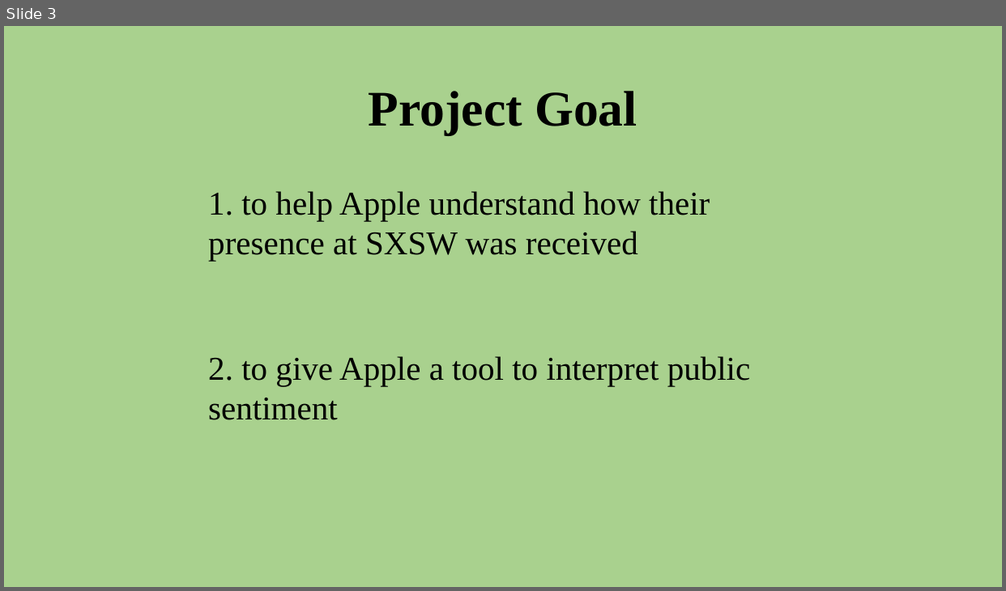
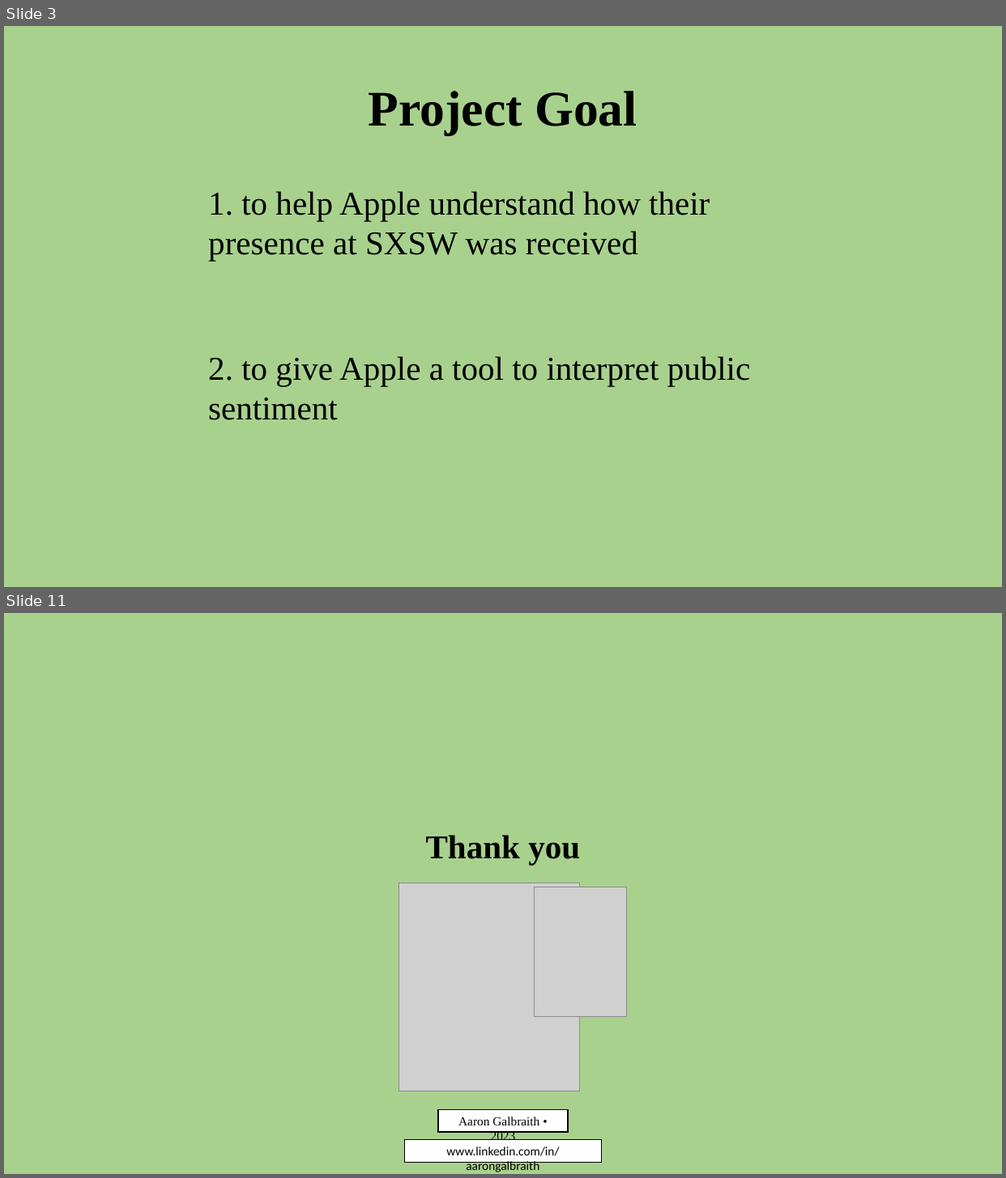
Before and after one commit to aarongalbraith/flatiron-phase4-project, a slide deck: presentation.pptx. Shown one above the other, each under a label of ours: slide 3 before the commit, slides 3 and 11 after it; the slides between them are not shown. The pictures are 1006x591 and 1006x1178 pixels, drawn with LibreOffice and Linux fonts; fonts in the diff are those of the drawing; grey boxes stand for pictures. Boxes give left, top, right and bottom in pixels: in the first picture for what was removed or moved away, otherwise in the second. Text is boxed around its words. In the diff, an @@ line names an element or a change of style, - is before the commit and + after.

```diff
--- a/presentation.pptx
+++ b/presentation.pptx
@@ slide 11 added at (4,613,1002,1174), background #A9D18E @@
@@ text added at (426,835,580,865), 32 pt, text #000000, bold @@
+Thank you
@@ picture added at (399,884,580,1092) @@
@@ picture added at (534,888,627,1017) @@
@@ rectangle added at (438,1110,568,1132), fill #FFFFFF, outline #000000 1 pt, 12 pt, text #000000 @@
+Aaron Galbraith • 2023
@@ rectangle added at (404,1140,601,1162), fill #FFFFFF, outline #000000 1 pt, 12 pt, text #000000 @@
+www.linkedin.com/in/aarongalbraith
```
Also in this commit, not shown: 2 slides changed, 6 other slides added, 3 slides removed, 14 other files.
